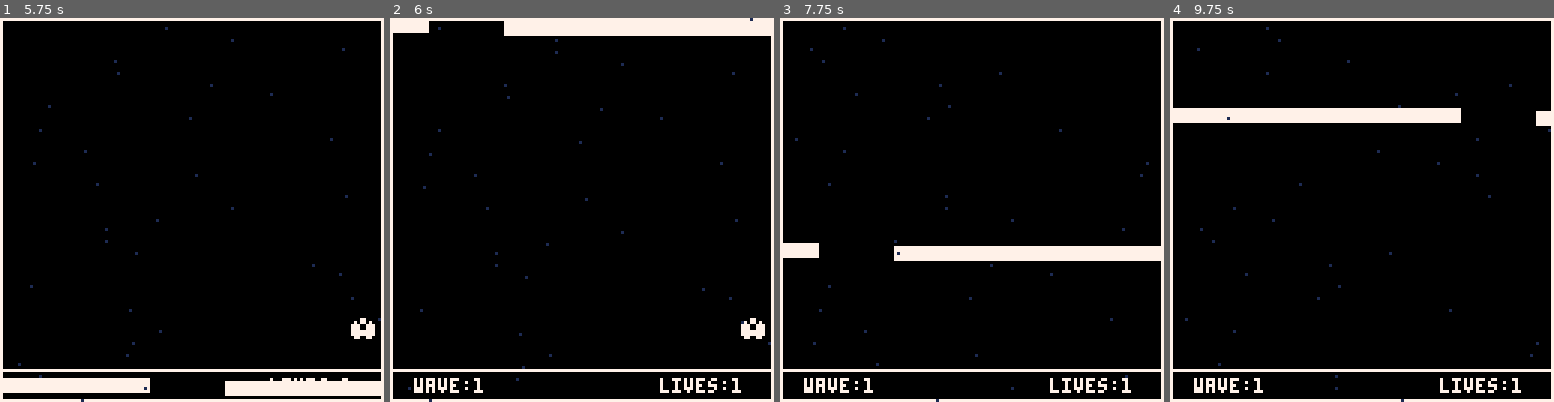
Above: before the commit, frames 1-4 (left to right).
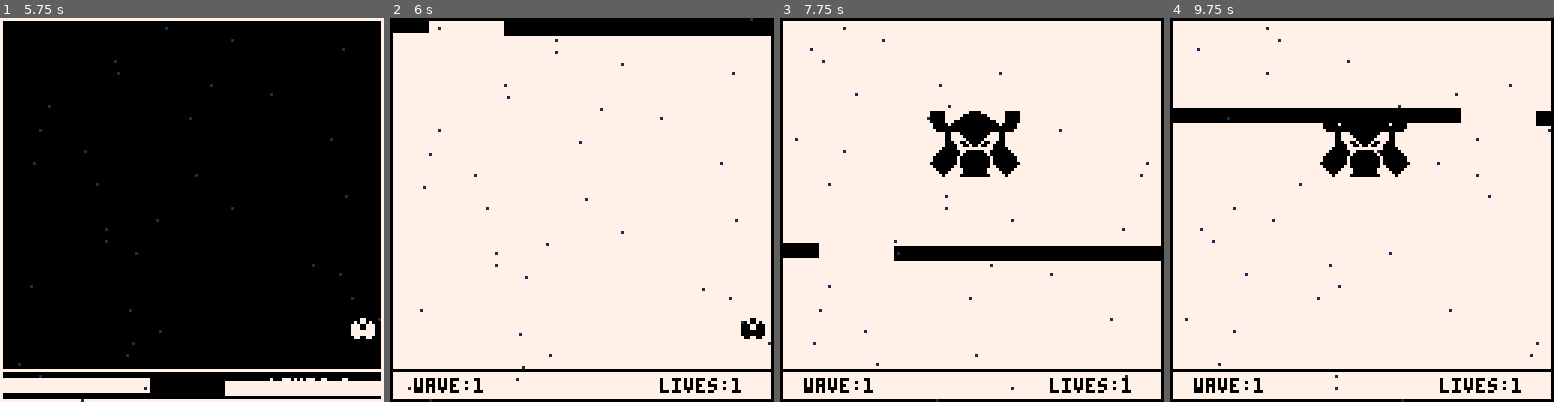
Above: after the commit, the same moments.

Repository: shen-sat/pilot
Game: PICO-8 cartridge pilot.p8
Same seed, same stepped clock (60 frames per second), same inputs: the game is played once before the commit and once after it.
Inputs:
- Up to frame 1 (5.75 s): tap X (X key) at 0.33, 1.07, 1.85, 2.97, 4.08, 5.2 s; tap O (Z key) at 0.7, 1.7, 2.1, 2.5, 2.9, 3.3, 3.7, 4.1, 4.5, 4.9, 5.3, 5.7 s; hold Right 1.6-2.1 s; hold Right 2.47-3.03 s; hold Left 3.08-3.58 s; hold Right 4.02-4.68 s; hold Left 5.08-5.68 s
- Up to frame 2 (6 s): no input
- Up to frame 3 (7.75 s): hold Right 6.08-6.58 s; tap O (Z key) every 0.4 s from 6.1 to 7.7 s; tap X (X key) at 6.32, 7.43 s; hold Right 6.63-7.13 s; hold Right from 7.5 s (still down)
- Up to frame 4 (9.75 s): release Right at 8.07 s; tap O (Z key) every 0.4 s from 8.1 to 9.7 s; hold Left 8.12-8.62 s; tap X (X key) at 8.55, 9.67 s; hold Right 9.05-9.72 s

Frame 1 is identical in both runs. In frame 2, 100% of the frame differs, in the area x 0-100%, y 0-100%; in frame 3, 97%; in frame 4, 98%.

Commit message:
Add alien

Diff:
--- a/pilot.p8
+++ b/pilot.p8
@@ -143,7 +143,7 @@
 
  check_win()
 
- if (wave > 3) and (difficulty > 4) then do_flicker = true end
+ if (wave > 0) and (difficulty > 0) then do_flicker = true end
 
 end
 
@@ -189,7 +189,7 @@
  if time() > switch_time_start then
   pal(0,7)
   pal(7,0)
-  spr(player.sprite,60,30)
+  sspr(8,0,32,24,49,30)
   if switch_color then
    switch_color = false
    switch_time_end = time() + switch_time_on_lengths[switch_time_lengths_index]
Not shown, changed: 24 lines of the sprite sheet (__gfx__) section of pilot.p8
